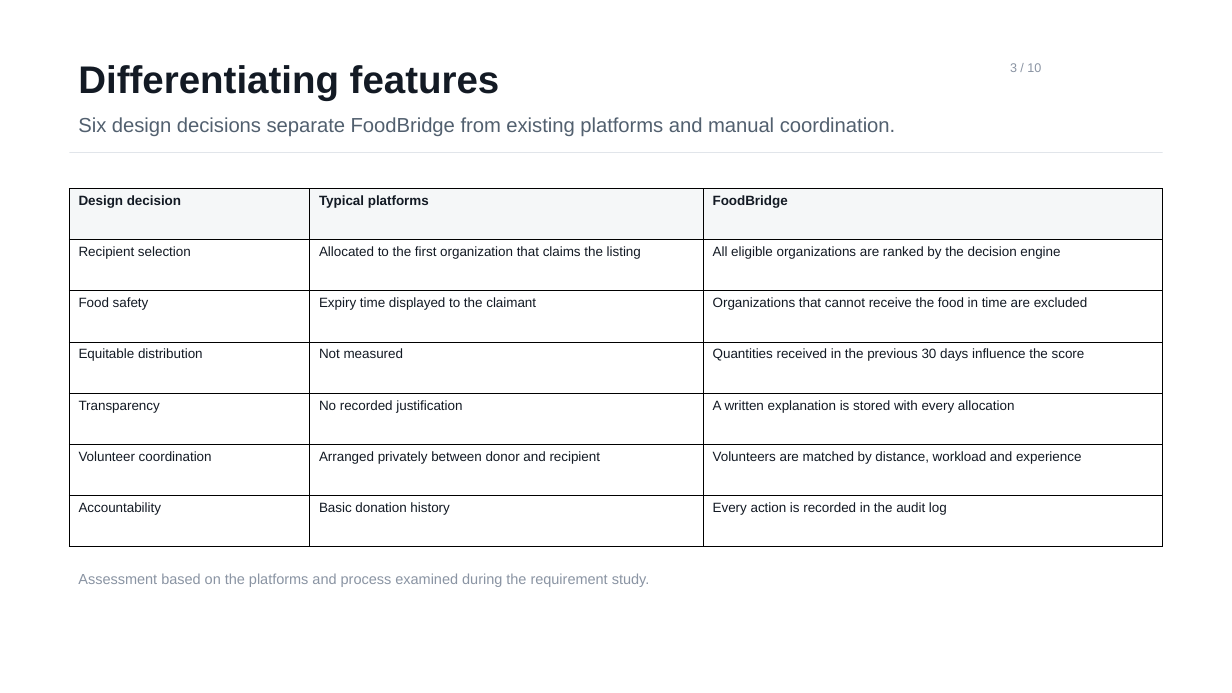
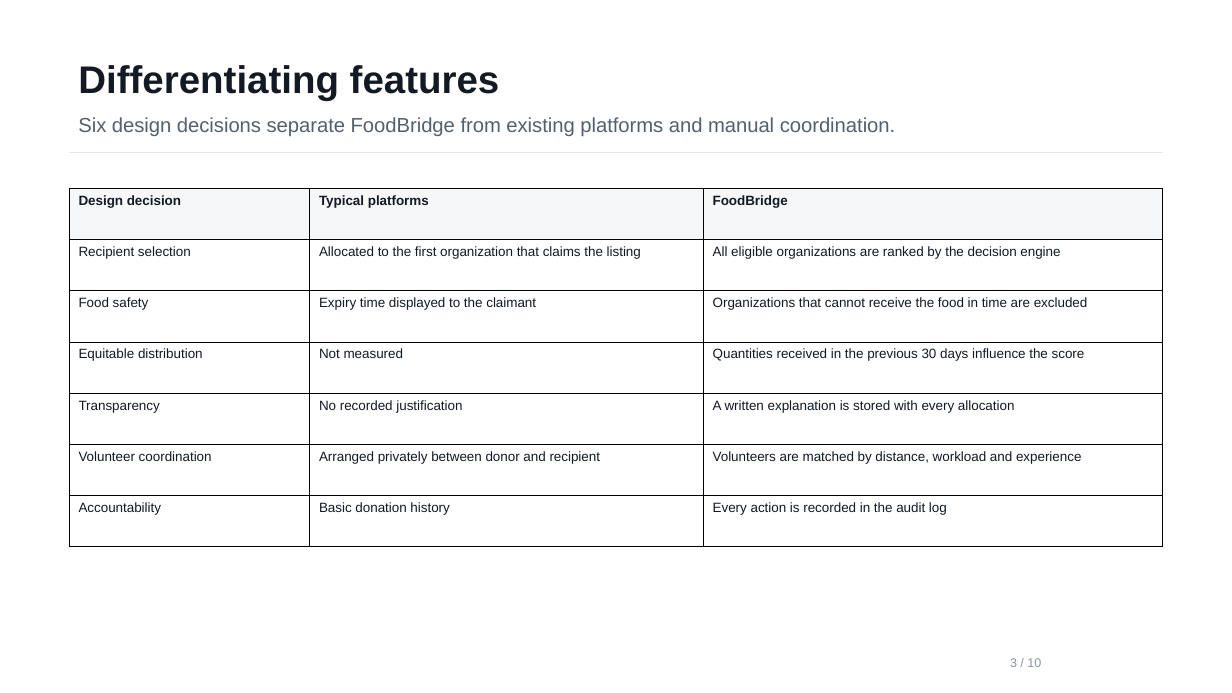
Before and after one commit to AdiByte5/FoodBridge, a slide deck: slide 3 of docs/FoodBridge_Project_Review.pptx. Drawn at 1232x693 pixels with LibreOffice and Linux fonts; fonts in the diff are those of the drawing. Boxes give left, top, right and bottom in pixels: in the first picture for what was removed or moved away, otherwise in the second. Text is boxed around its words. In the diff, an @@ line names an element or a change of style, - is before the commit and + after.

```diff
--- a/docs/FoodBridge_Project_Review.pptx
+++ b/docs/FoodBridge_Project_Review.pptx
@@ text removed at (78,573,650,587) @@
-Assessment based on the platforms and process examined during the requirement study.
@@ text "3 / 10": place and size @@
-text "3 / 10" at (1010,63,1041,72)
+text "3 / 10" at (1010,658,1041,667)
```
Also in this commit, not shown: 8 other slides changed.
